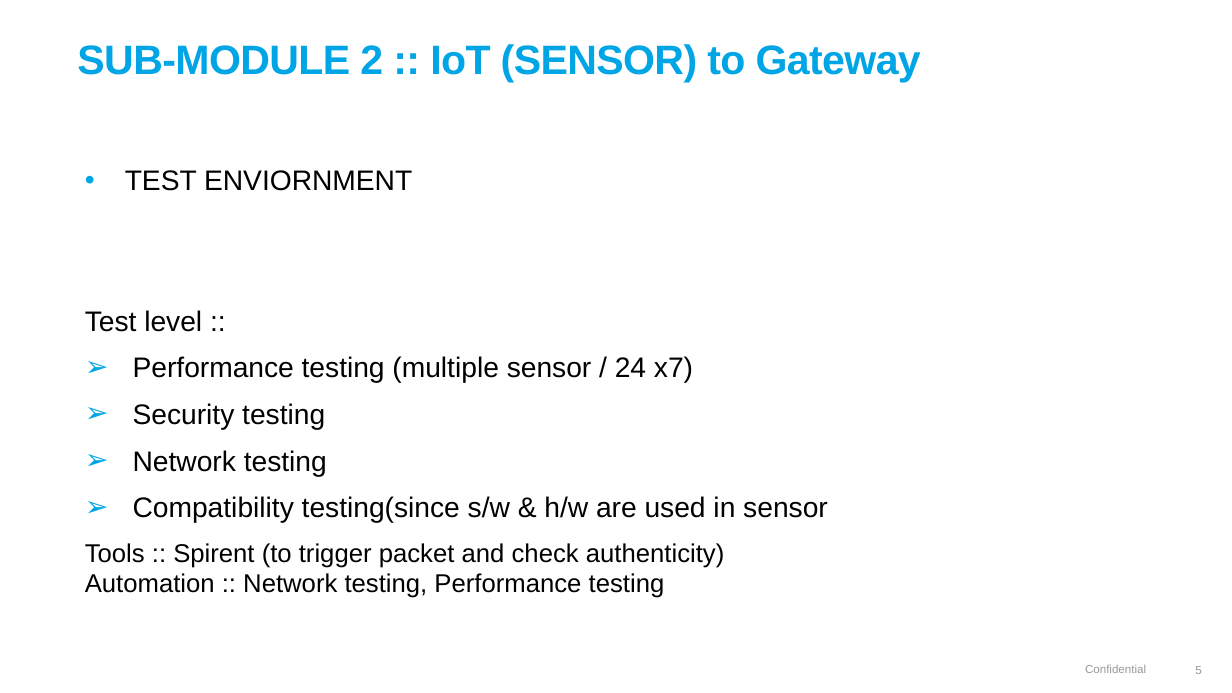
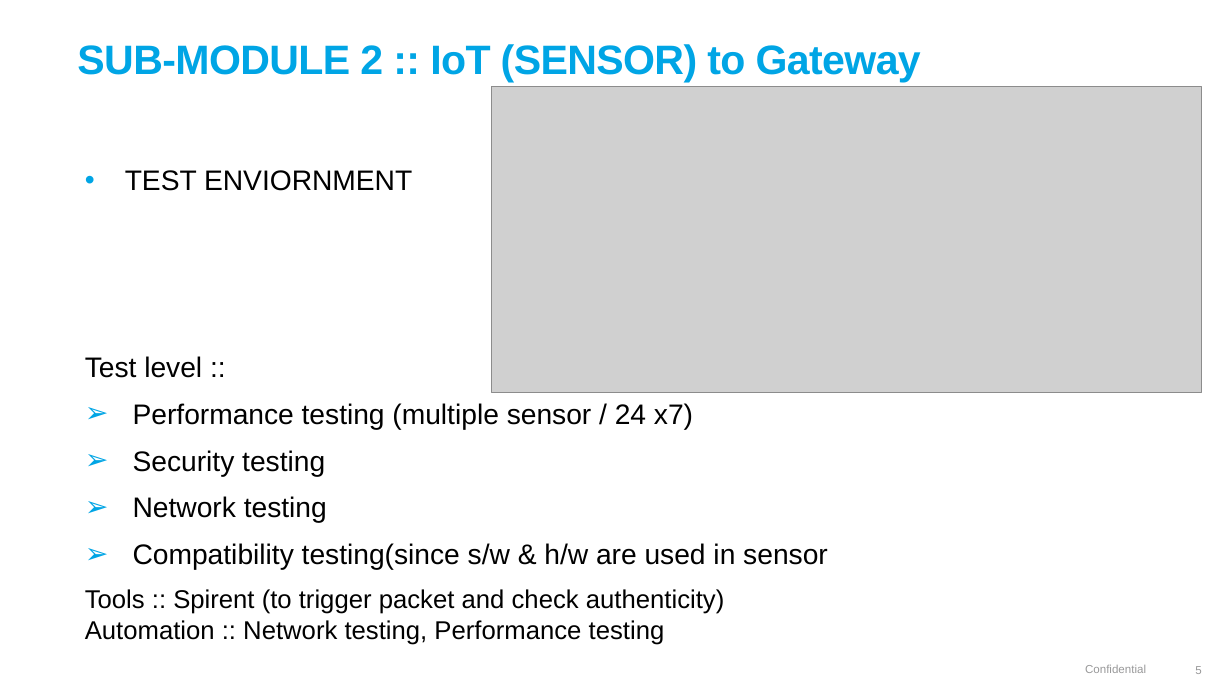
Before and after one commit to lasse1900/test_assignment_30032022, a slide deck: slide 5 of QA SIMULATION PROJECT.pptx. Drawn at 1232x693 pixels with LibreOffice and Linux fonts; fonts in the diff are those of the drawing; grey boxes stand for pictures; background and template pictures are left out. Boxes give left, top, right and bottom in pixels: in the first picture for what was removed or moved away, otherwise in the second. Text is boxed around its words. In the diff, an @@ line names an element or a change of style, - is before the commit and + after.

```diff
--- a/QA SIMULATION PROJECT.pptx
+++ b/QA SIMULATION PROJECT.pptx
@@ picture added at bbox=[492, 87, 1202, 393] @@
@@ text "TEST ENVIORNMENT" rewrapped from bbox=[85, 170, 828, 598] to bbox=[85, 170, 828, 645] @@
```
Also in this commit, not shown: 6 other slides changed.
